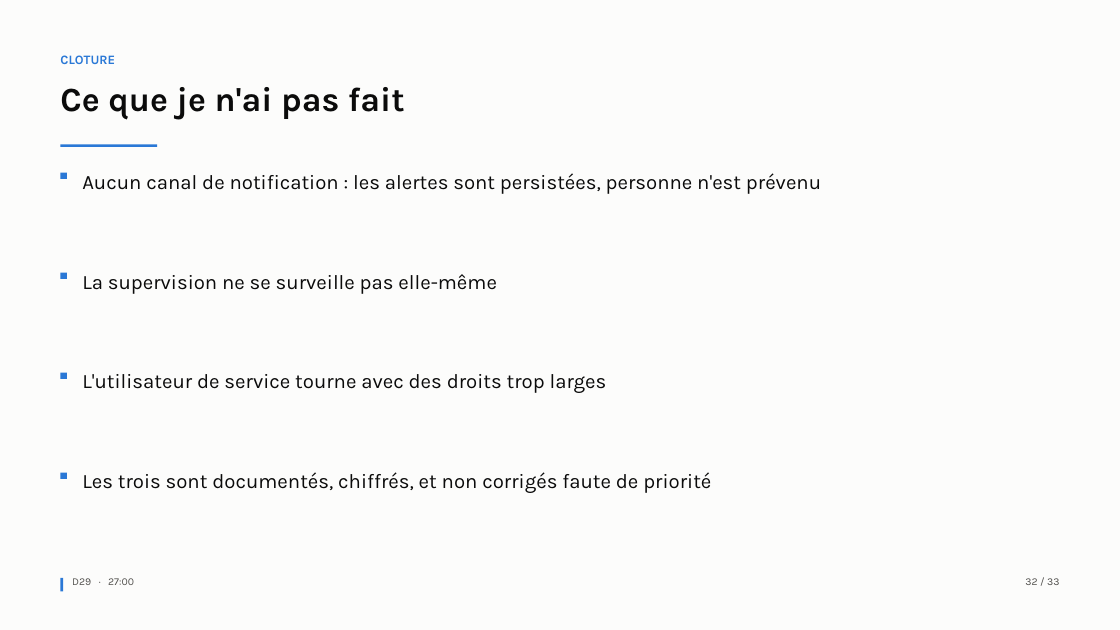
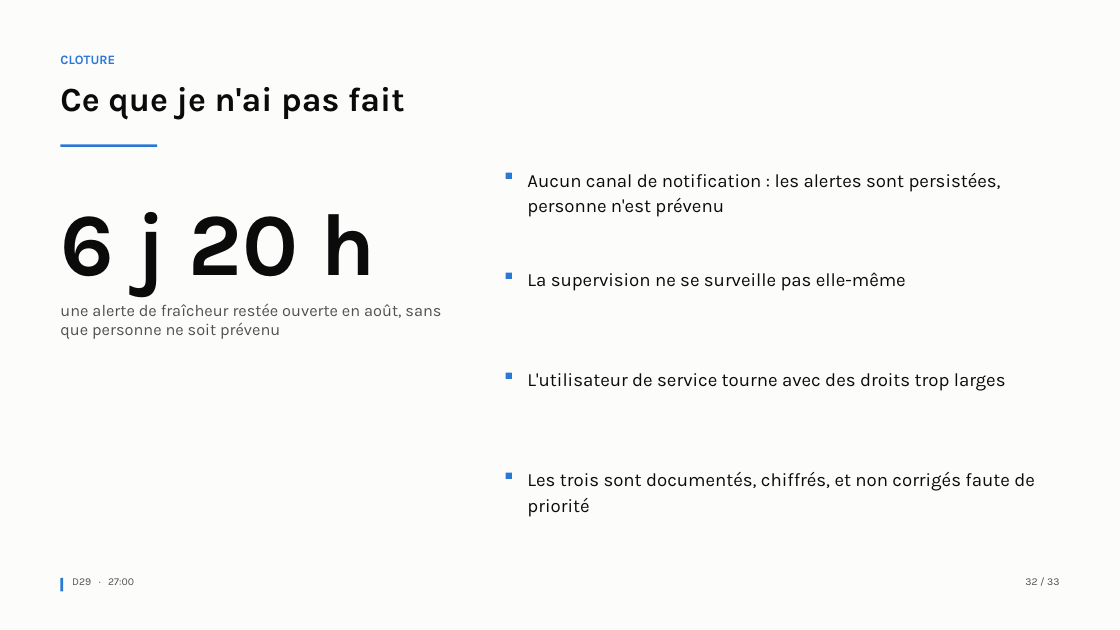
Before and after one commit to Mael8zinsou/gamelens-bloc4_0, a slide deck: slide 32 of docs/support_soutenance.pptx. Drawn at 1120x630 pixels with LibreOffice and Linux fonts; fonts in the diff are those of the drawing. Boxes give left, top, right and bottom in pixels: in the first picture for what was removed or moved away, otherwise in the second. Text is boxed around its words. In the diff, an @@ line names an element or a change of style, - is before the commit and + after.

```diff
--- a/docs/support_soutenance.pptx
+++ b/docs/support_soutenance.pptx
@@ text "Aucun canal de notification : ...": place and size @@
-text "Aucun canal de notification : ..." at <box>82,173,821,194</box>
+text "Aucun canal de notification : ..." at <box>527,173,1001,217</box>
@@ text added at <box>60,212,441,339</box>, 14 pt, text #52514E @@
+6 j 20 h
+une alerte de fraîcheur restée ouverte en août, sans que personne ne soit prévenu
@@ text "La supervision ne se surveille ...": place and size @@
-text "La supervision ne se surveille ..." at <box>82,274,497,294</box>
+text "La supervision ne se surveille ..." at <box>527,272,906,291</box>
@@ text "L'utilisateur de service tourne avec ...": place and size @@
-text "L'utilisateur de service tourne avec ..." at <box>82,374,607,393</box>
+text "L'utilisateur de service tourne avec ..." at <box>527,373,1006,391</box>
@@ 4 rectangles: place and size @@
-4 rectangles at <box>60,173,66,478</box>
+4 rectangles at <box>506,173,512,478</box>
@@ size 17.5 to 16 pt in 4 elements at <box>527,173,1001,217</box>, <box>527,272,906,291</box>, <box>527,373,1006,391</box>, <box>527,472,1035,517</box> @@
@@ text "Les trois sont documentés, chiffrés, ...": place and size @@
-text "Les trois sont documentés, chiffrés, ..." at <box>82,472,711,493</box>
+text "Les trois sont documentés, chiffrés, ..." at <box>527,472,1035,517</box>
```
Also in this commit, not shown: 9 other slides changed, 7 other files.
